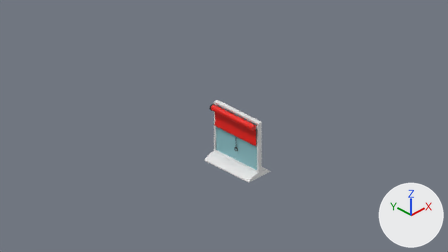
One commit to the Blender file assetsSource/Layouts/GB/GB_window.blend: the scene before it, then after it.
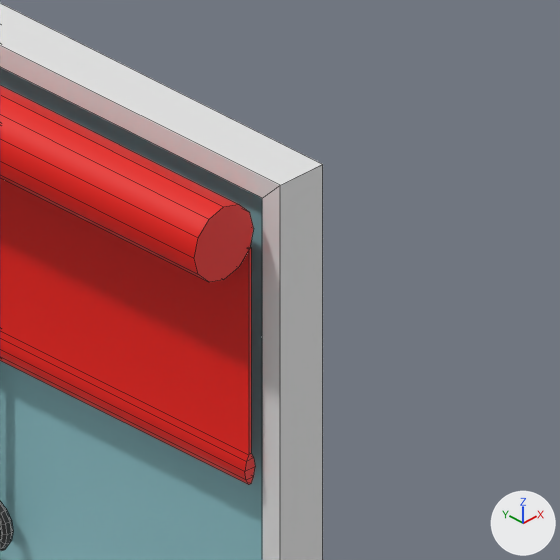
The first picture shows the older version from the file's camera 'IsometricCamera'. The close-ups show both versions on the part from 53% to 62% of the width and 43% to 60% of the height of that picture; other places that the commit changed are outside them. Arrows for +X, +Y and +Z are at lower right; the lights stay in place. The close-ups show mesh edges as thin lines. The same objects are shown in both versions, whatever each file hides.

Objects in the first close-up: 'Window'.
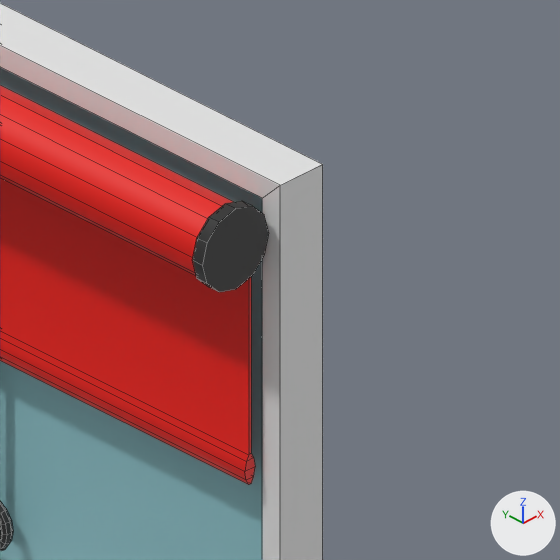
Where the change shows, as pixel boxes [x1, y1, x2, y2] in the close-ups (560 x 560 px):
'CurtainSide', added (black)
    after: [192, 201, 269, 292]

What changed in the scene script:
```text
Add me_cylinder_001:
    me_cylinder_001.from_pydata(...)  # a 12-sided cylinder along y spanning x -0.218..-0.048, y 0.697..0.724, z 1.305..1.476
    me_cylinder_001.polygons.foreach_set('use_smooth', [True] * 14)
    me_cylinder_001.materials.append(mat_darkgrey)  # black #292929
Add ob_curtainside:
    ob_curtainside = bpy.data.objects.new('CurtainSide', me_cylinder_001)
    ob_curtainside.location = (0.0, 0.0, 0.0)
    _m = ob_curtainside.modifiers.new('Mirror', 'MIRROR')
    _m.use_axis = (False, True, False)
```
